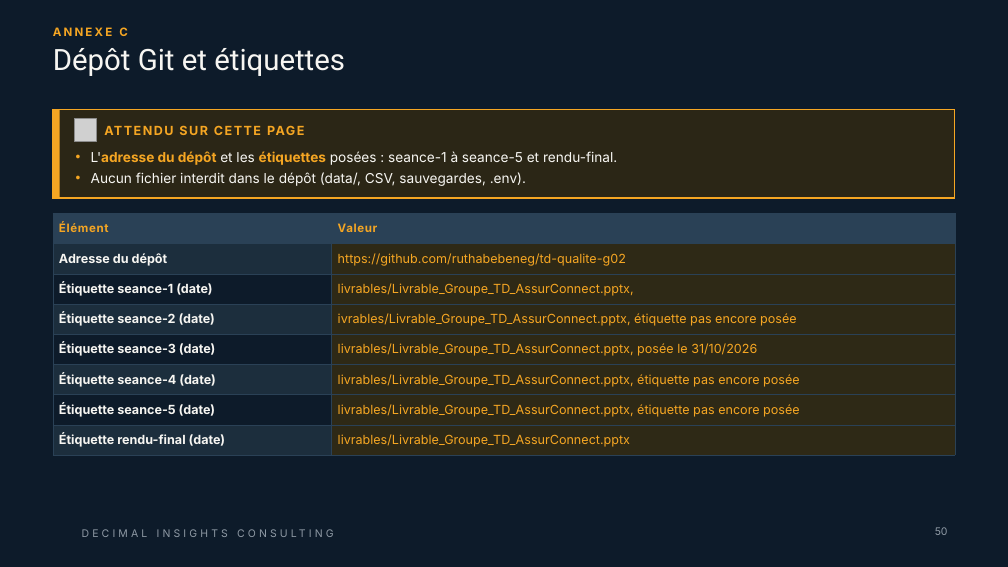
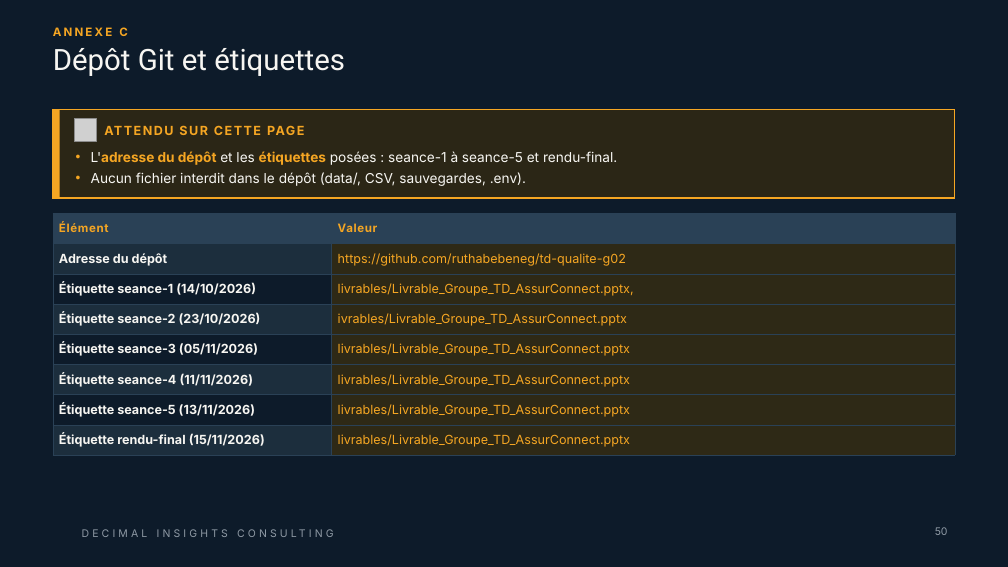
Before and after one commit to ruthabebeneg/td-qualite-g02, a slide deck: slide 50 of livrables/Livrable_Groupe_TD_AssurConnect.pptx. Drawn at 1008x567 pixels with LibreOffice and Linux fonts; fonts in the diff are those of the drawing; grey boxes stand for pictures; background and template pictures are left out. Boxes give left, top, right and bottom in pixels: in the first picture for what was removed or moved away, otherwise in the second. Text is boxed around its words. In the diff, an @@ line names an element or a change of style, - is before the commit and + after.

```diff
--- a/livrables/Livrable_Groupe_TD_AssurConnect.pptx
+++ b/livrables/Livrable_Groupe_TD_AssurConnect.pptx
@@ table at [53, 213, 955, 455] @@
-row 3, column 1: Étiquette seance-1 (date)
+row 3, column 1: Étiquette seance-1 (14/10/2026)
-row 4, column 1: Étiquette seance-2 (date)
+row 4, column 1: Étiquette seance-2 (23/10/2026)
-row 4, column 2: ivrables/Livrable_Groupe_TD_AssurConnect.pptx, étiquette pas encore posée
+row 4, column 2: ivrables/Livrable_Groupe_TD_AssurConnect.pptx
-row 5, column 1: Étiquette seance-3 (date)
+row 5, column 1: Étiquette seance-3 (05/11/2026)
-row 5, column 2: livrables/Livrable_Groupe_TD_AssurConnect.pptx, posée le 31/10/2026
+row 5, column 2: livrables/Livrable_Groupe_TD_AssurConnect.pptx
-row 6, column 1: Étiquette seance-4 (date)
+row 6, column 1: Étiquette seance-4 (11/11/2026)
-row 6, column 2: livrables/Livrable_Groupe_TD_AssurConnect.pptx, étiquette pas encore posée
+row 6, column 2: livrables/Livrable_Groupe_TD_AssurConnect.pptx
-row 7, column 1: Étiquette seance-5 (date)
+row 7, column 1: Étiquette seance-5 (13/11/2026)
-row 7, column 2: livrables/Livrable_Groupe_TD_AssurConnect.pptx, étiquette pas encore posée
+row 7, column 2: livrables/Livrable_Groupe_TD_AssurConnect.pptx
-row 8, column 1: Étiquette rendu-final (date)
+row 8, column 1: Étiquette rendu-final (15/11/2026)
```
Also in this commit, not shown: 6 other slides changed.
